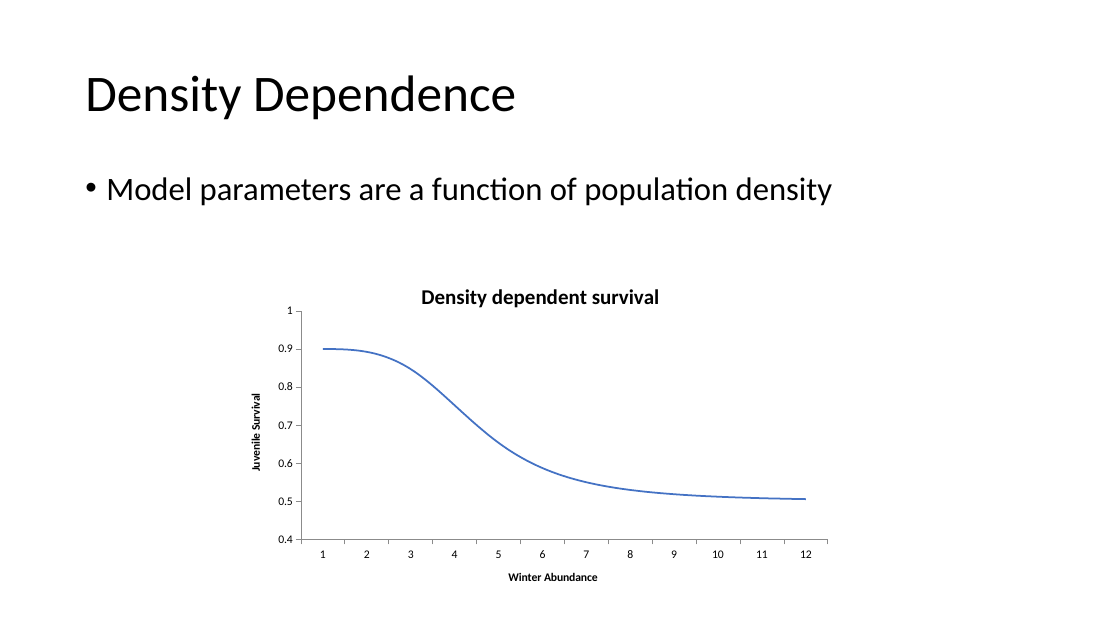
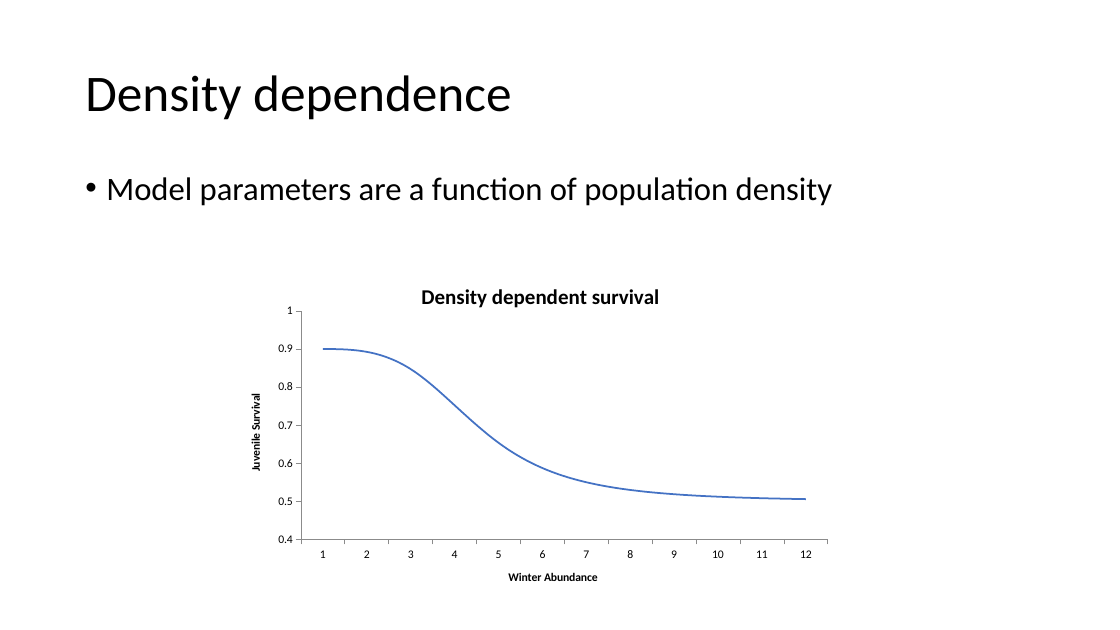
Before and after one commit to ssa200/ssa200.github.io, a slide deck: slide 20 of static/lectures/SSA_Lecture9_MatrixDemPVA.pptx (slide 18 before the commit). Drawn at 1120x630 pixels with LibreOffice and Linux fonts; fonts in the diff are those of the drawing; background and template pictures are left out. Boxes give left, top, right and bottom in pixels: in the first picture for what was removed or moved away, otherwise in the second. Text is boxed around its words. In the diff, an @@ line names an element or a change of style, - is before the commit and + after.

```diff
--- a/static/lectures/SSA_Lecture9_MatrixDemPVA.pptx
+++ b/static/lectures/SSA_Lecture9_MatrixDemPVA.pptx
@@ title at (85, 75, 511, 120): text changed @@
-Density Dependence
+Density dependence
```
Also in this commit, not shown: 22 other slides changed, 3 slides added, 1 slide removed, 14 other files.
